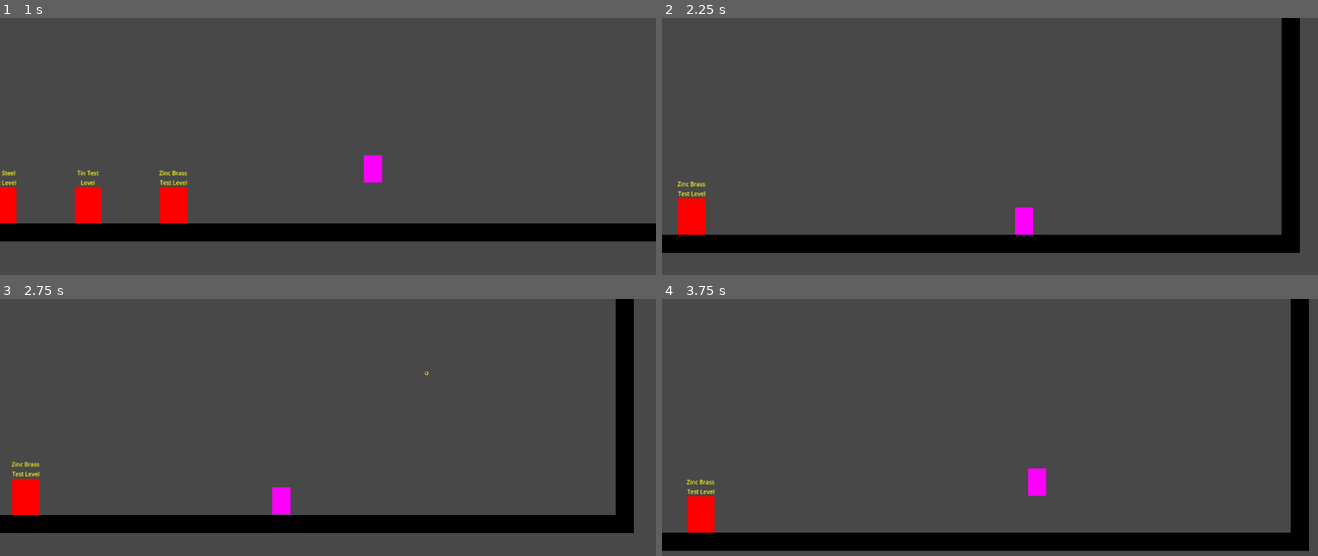
Above: before the commit, frames 1-4 (two rows, left to right).
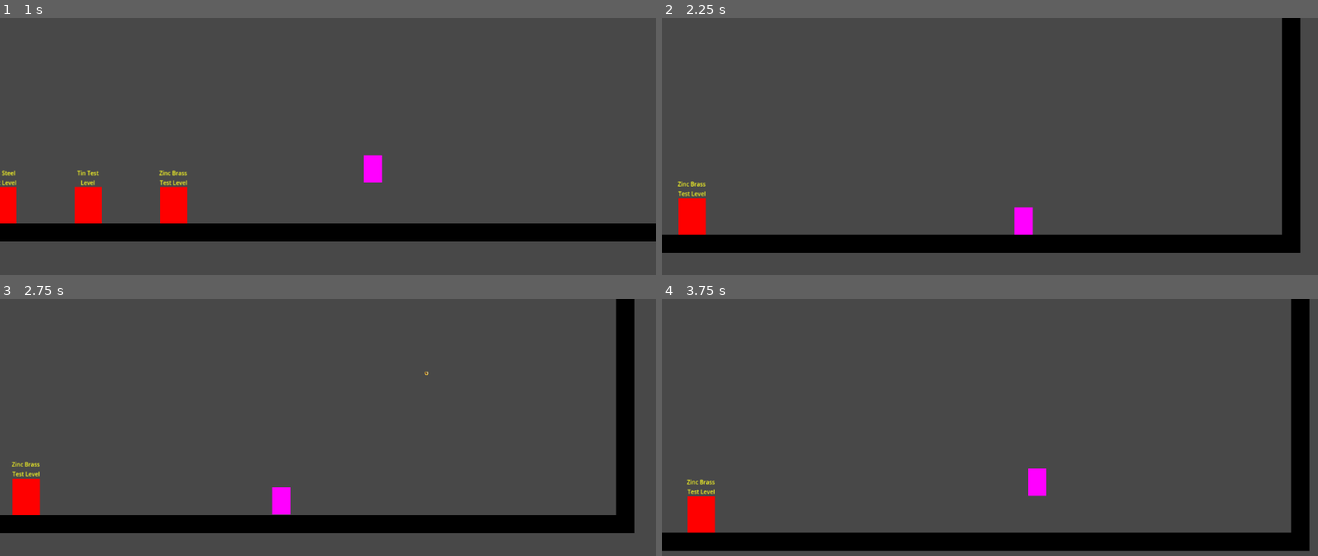
Above: after the commit, the same moments.

Repository: EdwardStanford7/MistbornGame
Game: Godot game, scene res://Levels/main.tscn
Same seed, same stepped clock (60 frames per second), same inputs: the game is played once before the commit and once after it.
Inputs (mouse positions are in pixels of both pictures, inside the frame that each line leads up to):
- Up to frame 1 (1 s): tap Enter (enter_loading_zone) at 0.5 s; move the mouse to (472, 182) at 0.52 s; hold D (right) from 0.53 s (still down); hold Ctrl (steel) from 0.53 s (still down); tap Space (jump) at 0.77 s; click (472, 182) at 0.8 s
- Up to frame 2 (2.25 s): move the mouse to (858, 221) at 1.27 s; release Ctrl (steel) at 1.28 s; click (858, 221) at 1.35 s; tap Space (jump) at 1.52 s; tap Ctrl (steel) at 1.55 s; move the mouse to (1055, 120) at 2.02 s; release D (right) at 2.03 s; hold A (left) from 2.03 s (still down); tap B (brass) at 2.1 s
- Up to frame 3 (2.75 s): keep holding A (left); click (393, 401) at 2.3 s
- Up to frame 4 (3.75 s): move the mouse to (outside the picture) at 2.77 s; release A (left) at 2.78 s; hold D (right) from 2.78 s (still down); tap Shift (iron) at 2.85 s; tap Space (jump) at 3.02 s; tap Ctrl (steel) at 3.05 s; move the mouse to (1186, 538) at 3.52 s; hold Ctrl (steel) from 3.53 s (still down)

Frame 1 is identical in both runs. In frame 2, 0.3% of the frame differs, in the area x 2-98%, y 0-92%; in frame 3, 0.3%; in frame 4, 0.3%.

Commit message:
sigh...... coins are a mess

Diff:
--- a/Characters/player.tscn
+++ b/Characters/player.tscn
@@ -17,7 +17,7 @@
 friction_coefficient = 0.85
 movement_speed = 50
 jump_speed = 450
-pull_push_force = 1000
+pull_push_force = 175000
 mass = 650
 throw_speed = 750
 health = 100
--- a/Prefabs/coin.tscn
+++ b/Prefabs/coin.tscn
@@ -9,13 +9,13 @@
 [node name="Coin" type="RigidBody2D" groups=["Metal"]]
 collision_layer = 8
 collision_mask = 15
-mass = 0.01
+mass = 0.03
 continuous_cd = 2
 max_contacts_reported = 10
 contact_monitor = true
 can_sleep = false
 lock_rotation = true
-script = ExtResource("1_epvx3")
+script = ExtResource("1_l2p76")
 
 [node name="CollisionShape2D" type="CollisionShape2D" parent="."]
 shape = SubResource("CircleShape2D_rydrl")
--- a/Prefabs/metal_plate.tscn
+++ b/Prefabs/metal_plate.tscn
@@ -10,7 +10,7 @@
 
 [node name="MetalPlate" type="StaticBody2D" groups=["Metal"]]
 script = ExtResource("1_us400")
-mass = 75000.0
+mass = 500.0
 
 [node name="CollisionShape2D" type="CollisionShape2D" parent="."]
 shape = SubResource("RectangleShape2D_p2fnx")
--- a/Scripts/coin.gd
+++ b/Scripts/coin.gd
@@ -12,6 +12,7 @@
 	if player:
 		var net_force: Vector2 = (state.linear_velocity - previous_linear_velocity) / state.step * mass
 		var unknown_force := net_force - force_since_last_frame
+
 		player.apply_force(unknown_force)
 
 	previous_linear_velocity = state.linear_velocity
--- a/Scripts/player.gd
+++ b/Scripts/player.gd
@@ -149,7 +149,7 @@
 		return
 
 	if Input.is_action_pressed("steel"):
-		if selected_metal.is_in_group("Coin"):
+		if selected_metal is Coin:
 			selected_metal.connect_player(self)
 		force_per_frame += selected_metal.push(position, pull_push_force, mass)
 	if Input.is_action_just_released("steel"):
--- a/Scripts/scene_transition.gd
+++ b/Scripts/scene_transition.gd
@@ -11,7 +11,7 @@
 	self.body_exited.connect(_on_body_exited)
 
 func _on_body_entered(other):
-	if other.is_in_group("Player"):
+	if other is Player:
 		player = other
 		other.enter_loading_zone.connect(_on_enter)
 
Not shown: 1 places in Prefabs/coin.tscn that only renumber resources
